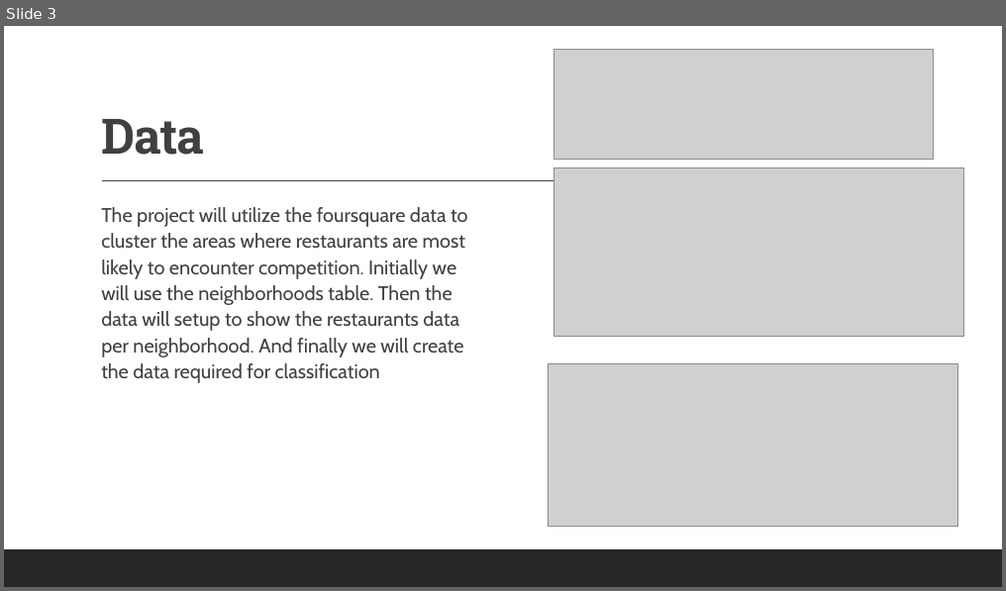
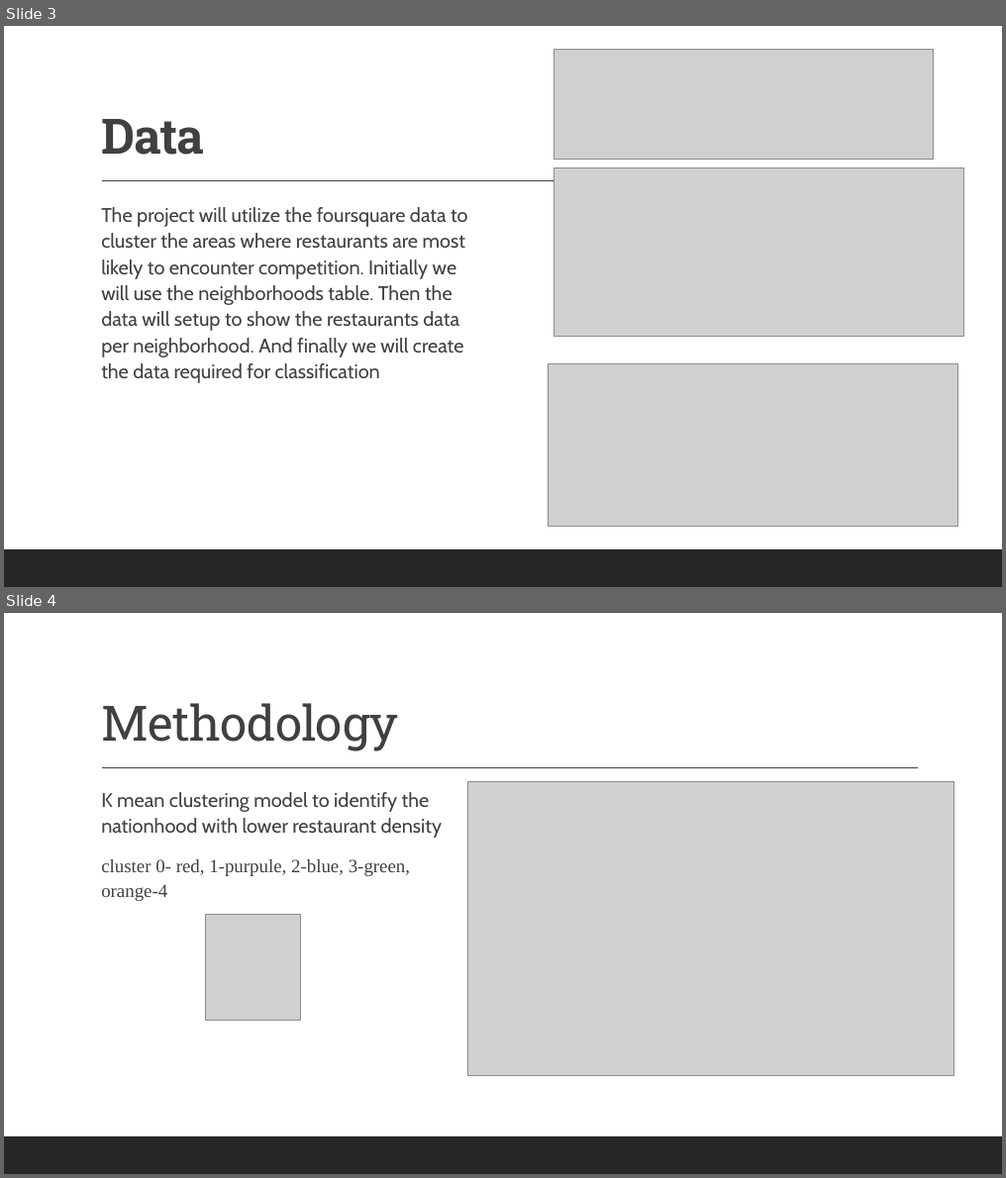
Before and after one commit to gazmany/Coursera_Capstone, a slide deck: capstone.pptx. Shown one above the other, each under a label of ours: slide 3 before the commit, slides 3 and 4 after it. The pictures are 1006x591 and 1006x1178 pixels, drawn with LibreOffice and Linux fonts; fonts in the diff are those of the drawing; grey boxes stand for pictures. Boxes give left, top, right and bottom in pixels: in the first picture for what was removed or moved away, otherwise in the second. Text is boxed around its words. In the diff, an @@ line names an element or a change of style, - is before the commit and + after.

```diff
--- a/capstone.pptx
+++ b/capstone.pptx
@@ slide 4 added at <box>4,613,1002,1174</box>, background #FFFFFF; not listed: 2 template elements that a slide beside it also shows @@
@@ title added at <box>101,703,398,752</box>, 47 pt, text #404040 @@
+Methodology
@@ picture added at <box>467,781,954,1075</box> @@
@@ text added at <box>101,792,443,901</box>, 19 pt, text #404040 @@
+  K mean clustering model to identify the nationhood with lower restaurant density
+  cluster 0- red, 1-purpule, 2-blue, 3-green, orange-4
@@ picture added at <box>205,915,300,1020</box> @@
```
Also in this commit, not shown: 1 other slide added.
